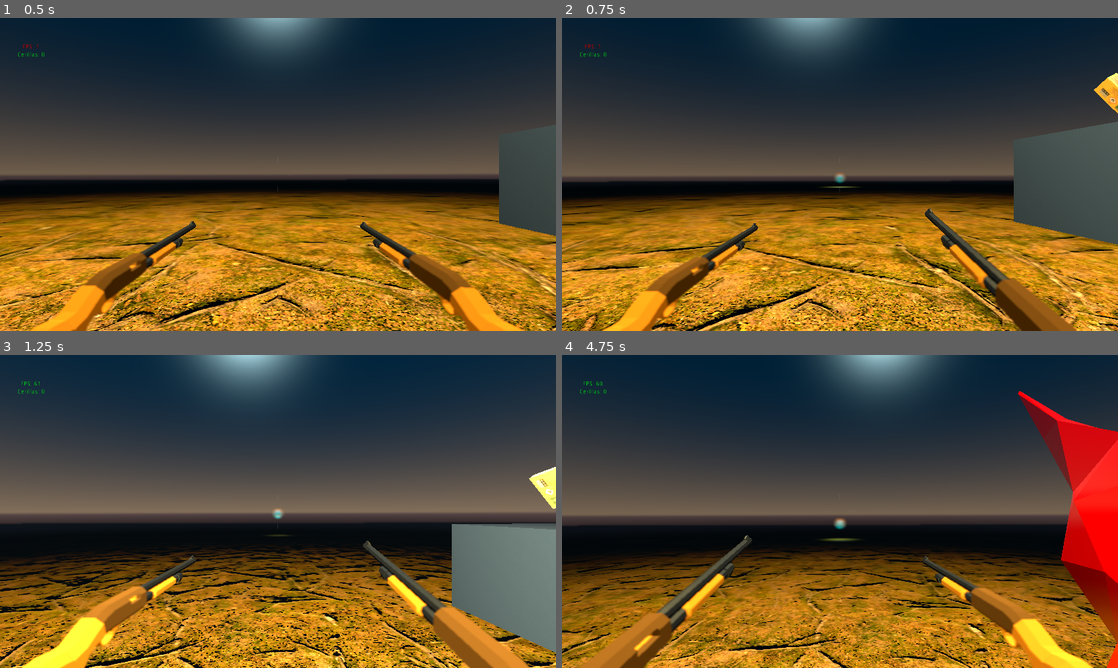
Above: before the commit, frames 1-4 (two rows, left to right).
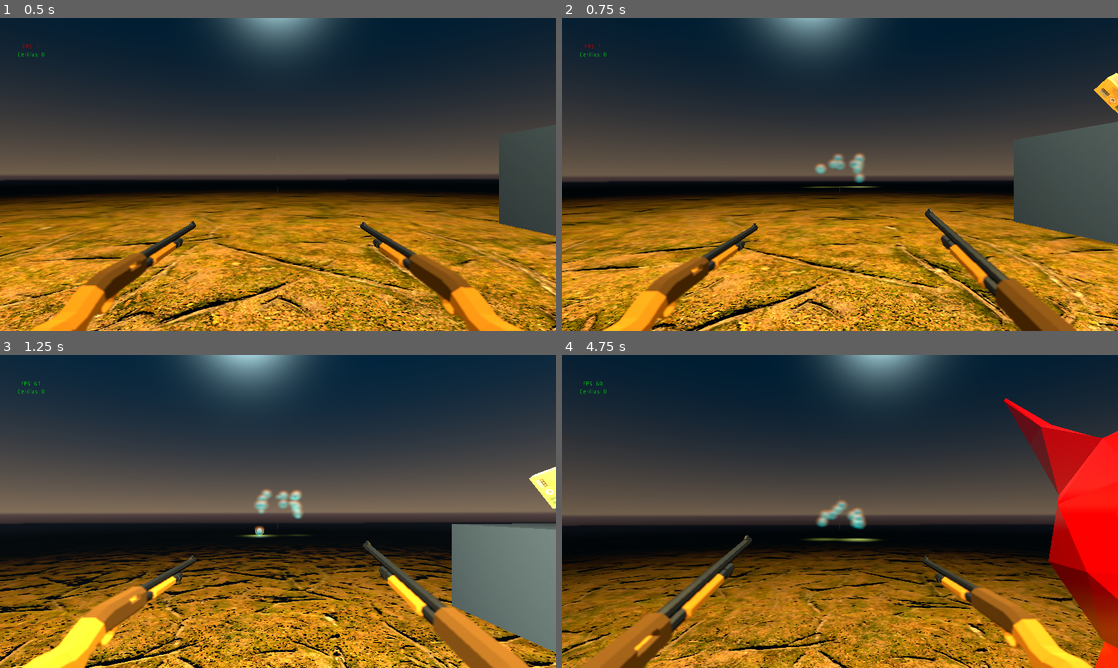
Above: after the commit, the same moments.

Repository: kaalenji/Vergara
Game: Godot game, scene res://scenes/s_main/S_Main.tscn
Two runs of this game, one before a commit and one after it. Both use one fixed random seed, a clock stepped at 60 frames per second and the inputs below.
Inputs (mouse positions are in pixels of both pictures, inside the frame that each line leads up to):
- Up to frame 1 (0.5 s): no input
- Up to frame 2 (0.75 s): move the mouse to (867, 174) at 0.52 s; press the mouse at (867, 174) at 0.53 s; hold F (light_up) from 0.53 s (still down)
- Up to frame 3 (1.25 s): keep holding F (light_up); tap Space (move_jump) at 0.77 s
- Up to frame 4 (4.75 s): keep holding F (light_up); move the mouse to (812, 511) at 1.27 s; release the mouse at (812, 511) at 1.28 s; click (812, 511) at 1.35 s; tap Space (move_jump) at 1.52, 3.02, 3.77, 4.52 s; move the mouse to (851, 505) at 2.02 s; hold Shift (move_sprint) 2.03-2.78 s; click (851, 505) at 2.3 s; move the mouse to (834, 517) at 2.77 s; click (834, 517) at 2.85 s; move the mouse to (878, 514) at 3.52 s; press the mouse at (878, 514) at 3.53 s; move the mouse to (795, 508) at 4.27 s; release the mouse at (795, 508) at 4.28 s; tap Shift (move_sprint) at 4.35 s; click (795, 508) at 4.55 s

Frame 1 is identical in both runs. In frame 2, 0.5% of the frame differs, in the area x 43-57%, y 43-55%; in frame 3, 0.6%; in frame 4, 5.4%, in the area x 43-100%, y 11-100%.

Commit message:
Escopeta brujula
Dispara distinto segun donde apuntes

Diff:
--- a/entities/player/canon.gd
+++ b/entities/player/canon.gd
@@ -6,6 +6,8 @@
 
 var timerPium = true
 var canPium = true
+var numProjectil = 12
+var rot = Vector3(0,0,0)
 
 # Called when the node enters the scene tree for the first time.
 func _ready():
@@ -13,8 +15,11 @@
 
 # Called every frame. 'delta' is the elapsed time since the previous frame.
 func _process(_delta):
+	rot.x = get_parent().rotation.x
+	rot.y = get_parent().get_parent().rotation.y
+
 	while(Input.is_action_pressed("click")) and timerPium and !get_node("../../").sprinting:
-		disparar(balaSpeed) # velocidad balas
+		dispararEscopeta(balaSpeed) # velocidad balas
 		espocetaSwitch = !espocetaSwitch
 		if (espocetaSwitch):
 			get_node("escopeta/AnimationPlayer").play("FireWBullet001")
@@ -34,5 +39,19 @@
 	var dir = global_transform.origin-sal.global_transform.origin
 	nodo_bala.v = dir * v
 
+func dispararEscopeta(v):
+	for i in range(numProjectil):
+		var rng = RandomNumberGenerator.new()
+		rng.randomize()
+		var my_random_number1 = rng.randf_range(0, i)
+		var my_random_number2 = rng.randf_range(0, i)
+		var nodo_bala = bala.instance()
+		nodo_bala.translation = global_transform.origin
+		var sal = get_node("salida")
+		var desv = 0.0015*Vector3(cos((float(my_random_number1)/float(numProjectil))*2*PI),sin((float(my_random_number2)/float(numProjectil))*2*PI),0)
+		print(rot)
+		get_parent().get_parent().get_parent().get_parent().add_child(nodo_bala)
+		var dir = global_transform.origin + desv - sal.global_transform.origin
+		nodo_bala.v = dir * v
 func _on_limiteDisparo_timeout():
 	timerPium = true
--- a/entities/player/player_controller.gd
+++ b/entities/player/player_controller.gd
@@ -56,7 +56,6 @@
 func _process(_delta: float) -> void:
 	move_axis.x = Input.get_action_strength("move_forward") - Input.get_action_strength("move_backward")
 	move_axis.y = Input.get_action_strength("move_right") - Input.get_action_strength("move_left")
-
 	if is_on_floor() and velocity.length() < 0.56:
 		state = IDLE
 	elif is_on_floor() and velocity.length() > 0.56 and !sprinting:
